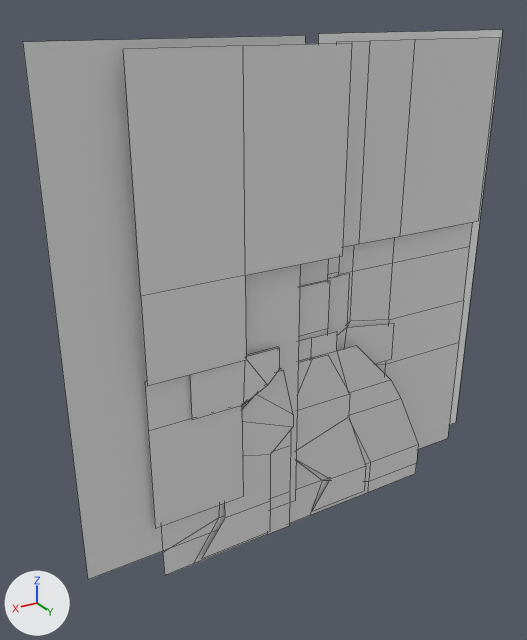
Before and after pictures for a commit that changed the FBX model Unity/Assets/Arcadians/AvatarFemale/avatarFemale.fbx.
Before and after are seen from a camera (50 mm lens) standing at (2.73, 3.97, 3.73) and looking at (0.25, -0.17, 1.67). Every picture has the same lights, and +X, +Y and +Z are marked at lower left. Mesh edges are drawn as thin lines.

The older version as bpy lines, for what is in view:
```python
me_plane = bpy.data.meshes.new('Plane')
me_plane.from_pydata(...)  # 183 vertices, 91 faces; spans x -1.82..1.77, y -0.15..0.14, z -0.06..3.57
# faces by material slot: [1, 1, 1, 1, 1, 36, 29, 21]
me_plane.materials.append(mat_mat_femleft)  # white #e7e7e7
me_plane.materials.append(mat_mat_femright)
me_plane.materials.append(mat_mat_femhead)  # white #e7e7e7
me_plane.materials.append(mat_mat_femeyes)  # white #e7e7e7
me_plane.materials.append(mat_mat_femmouth)  # white #e7e7e7
me_plane.materials.append(mat_mat_femtop)  # white #e7e7e7
me_plane.materials.append(mat_mat_fembottom)  # white #e7e7e7
me_plane.materials.append(mat_mat_femskin)  # white #e7e7e7
ob_avatar_female = bpy.data.objects.new('avatar.Female', me_plane)
ob_avatar_female.location = (0.0, 0.0, 0.0)
```
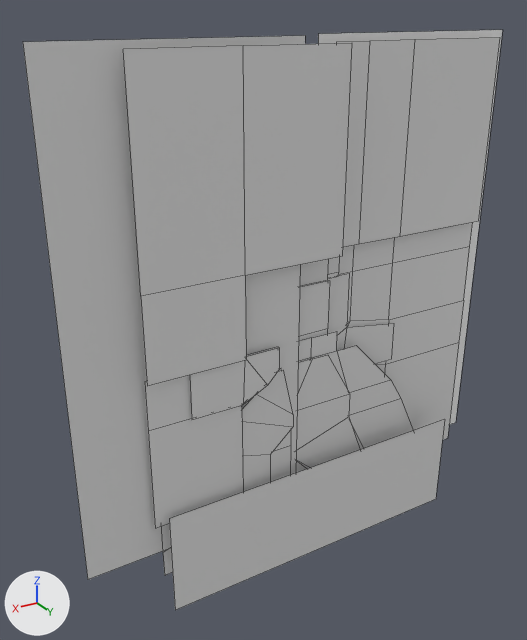
Scene script edits in JSON lines:
```json
{"op": "add", "block": "mat_mat_femshad", "code": ["mat_mat_femshad = principled_material('mat.femshad')", "mat_mat_femshad.base_color = (0.8, 0.8, 0.8)  # white #e7e7e7"]}
{"block": "me_plane", "where": "# used by ob_avatar_female; location = (0.0, 0.0, 0.0)"}
{"block": "me_plane", "where": "# verts and faces of me_plane; kept vertices keep their numbers, new ones are numbered from 183"}
{"op": "remove", "block": "me_plane", "code": "me_plane.from_pydata(...)  # 183 vertices, 91 faces; spans x -1.82..1.77, y -0.15..0.14, z -0.06..3.57"}
{"op": "add", "block": "me_plane", "code": "me_plane.from_pydata(...)  # 187 vertices, 92 faces; spans x -1.82..1.77, y -0.15..0.17, z -0.29..3.57"}
{"block": "me_plane", "change": "me_plane part 1"}
{"op": "add", "block": "me_plane", "code": "verts[183] = (-1.33, 0.17, 0.53)  # pixel (444, 419)"}
{"op": "add", "block": "me_plane", "code": "verts[184] = (1.2, 0.17, 0.53)  # pixel (169, 518)"}
{"op": "add", "block": "me_plane", "code": "verts[185] = (-1.33, 0.17, -0.29)  # pixel (435, 499)"}
{"op": "add", "block": "me_plane", "code": "verts[186] = (1.2, 0.17, -0.29)  # pixel (175, 610)"}
{"op": "add", "block": "me_plane", "code": "faces += [(183, 185, 186, 184)]  # mat_mat_femshad (white #e7e7e7)"}
{"op": "add", "block": "me_plane", "code": "me_plane.materials.append(mat_mat_femshad)  # white #e7e7e7"}
```

Where the change shows, as pixel boxes [x1, y1, x2, y2] in the pictures (527 x 640 px):
```json
{"object": "avatar.Female", "change": "reshaped", "before": [23, 30, 502, 580], "after": [23, 30, 502, 610]}
{"part": 1, "of": "me_plane", "change": "added", "after": [169, 419, 445, 610]}
```
